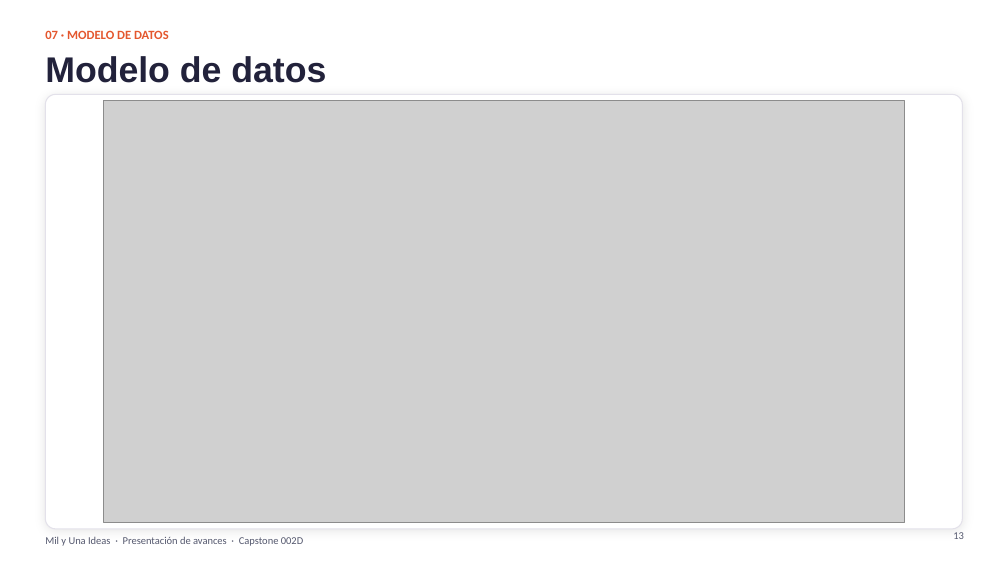
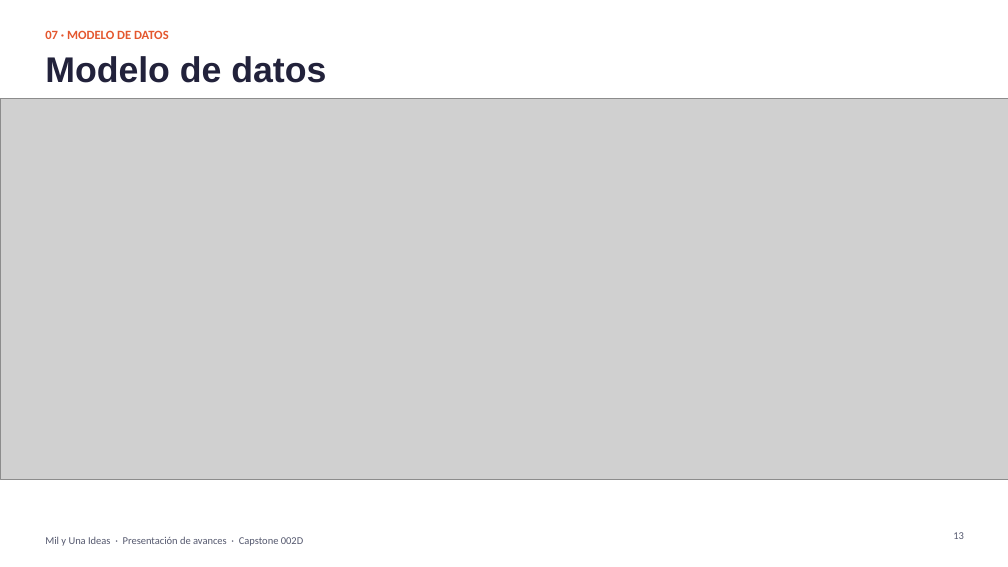
Before and after one commit to smaravena/Capstone_002D_Grupo_10, a slide deck: slide 13 of Fase 2/Evidencias Proyecto/Presentación Proyecto.pptx. Drawn at 1008x567 pixels with LibreOffice and Linux fonts; fonts in the diff are those of the drawing; grey boxes stand for pictures. Boxes give left, top, right and bottom in pixels: in the first picture for what was removed or moved away, otherwise in the second. Text is boxed around its words. In the diff, an @@ line names an element or a change of style, - is before the commit and + after.

```diff
--- a/Fase 2/Evidencias Proyecto/Presentación Proyecto.pptx
+++ b/Fase 2/Evidencias Proyecto/Presentación Proyecto.pptx
@@ picture: place and size @@
-picture at [104,101,904,522]
+picture at [0,98,1008,480]
@@ rounded rectangle removed at [45,95,963,529] @@
```
Also in this commit, not shown: 7 other slides changed, 5 slides added, 1 slide removed, 8 other files.
